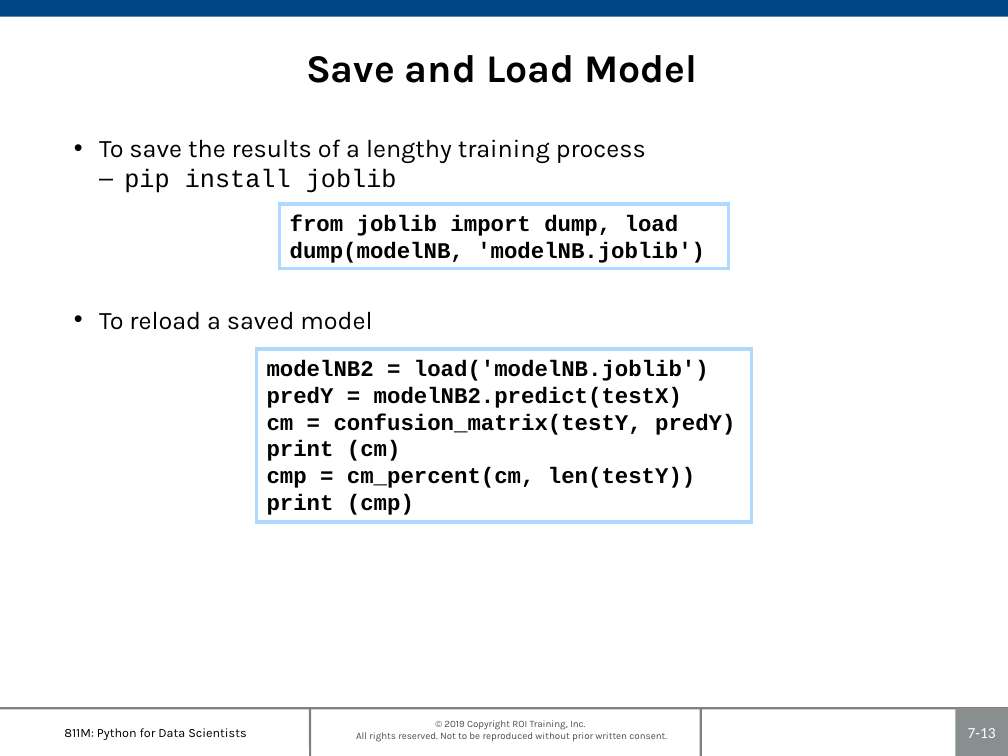
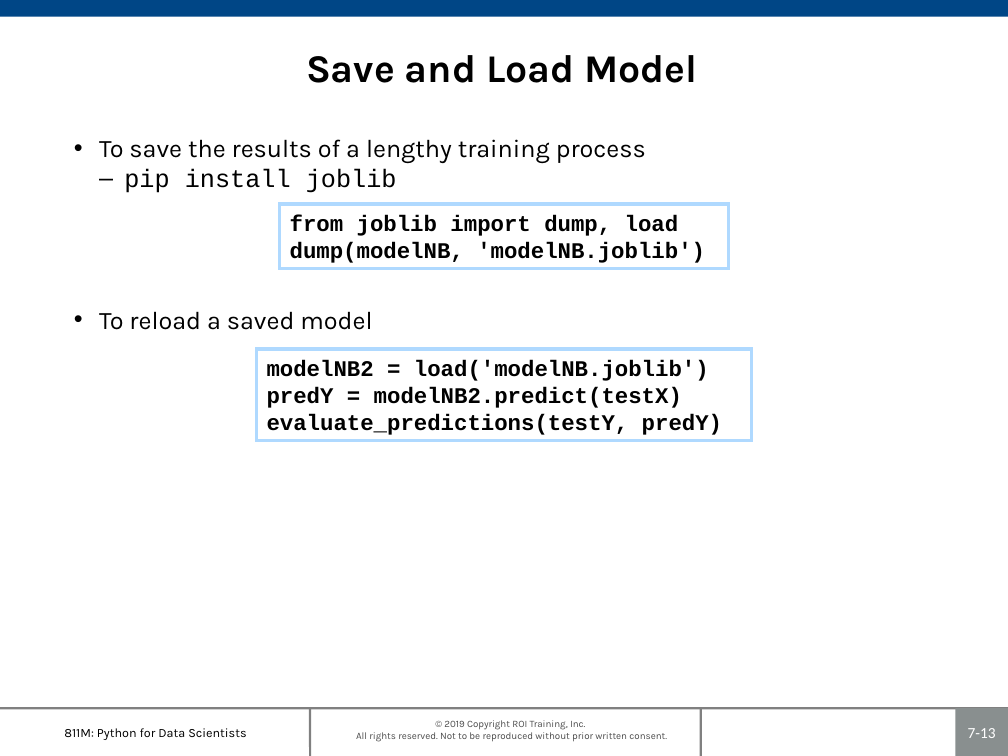
Before and after one commit to roitraining/PythonProgram, a slide deck: slide 13 of Day7-ClassificationAnalysis/Ch07-ClassificationModels.pptx. Drawn at 1008x756 pixels with LibreOffice and Linux fonts; fonts in the diff are those of the drawing; background and template pictures are left out. Boxes give left, top, right and bottom in pixels: in the first picture for what was removed or moved away, otherwise in the second. Text is boxed around its words. In the diff, an @@ line names an element or a change of style, - is before the commit and + after.

```diff
--- a/Day7-ClassificationAnalysis/Ch07-ClassificationModels.pptx
+++ b/Day7-ClassificationAnalysis/Ch07-ClassificationModels.pptx
@@ rectangle "modelNB2 = load('modelNB.joblib')": place and size @@
-rectangle "modelNB2 = load('modelNB.joblib')" at bbox=[257, 349, 752, 522]
+rectangle "modelNB2 = load('modelNB.joblib')" at bbox=[257, 349, 752, 440]
@@ text in rectangle at bbox=[267, 413, 722, 435]: text changed @@
-cm = confusion_matrix(testY, predY)
-print (cm)
-cmp = cm_percent(cm, len(testY))
-print (cmp)
+evaluate_predictions(testY, predY)
```
Also in this commit, not shown: 6 other slides changed.
